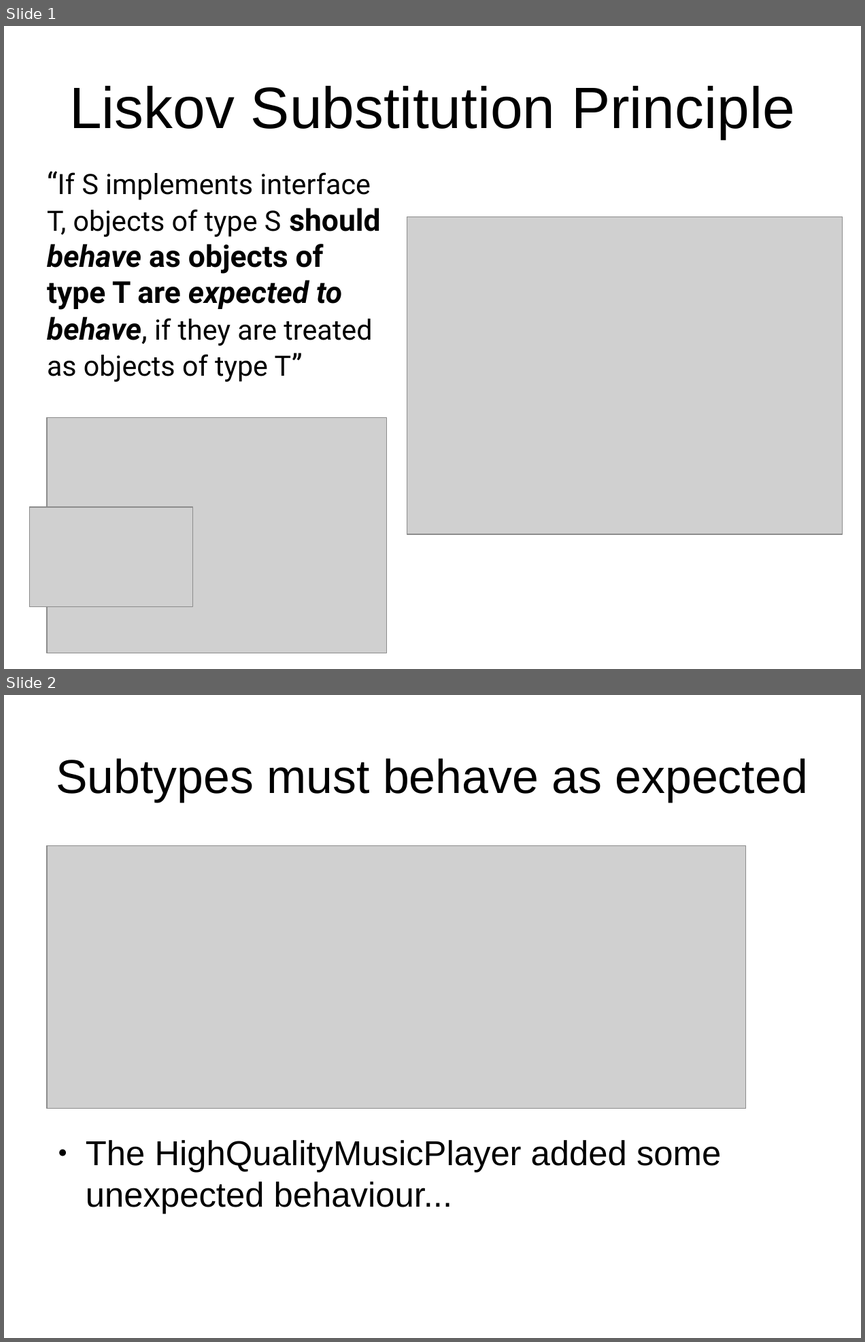
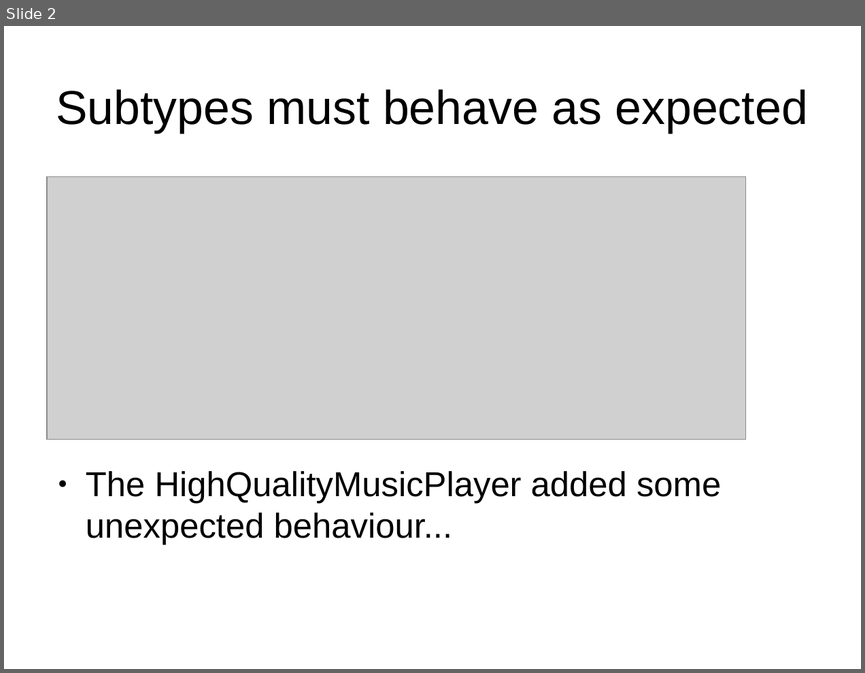
Before and after one commit to james1ewis/LiskovSlides, a slide deck: Liskov Substitution Principle/LSP.odp. Shown one above the other, each under a label of ours: slides 1 and 2 before the commit, slide 2 after it. The pictures are 865x1342 and 865x673 pixels, drawn with LibreOffice and Linux fonts; fonts in the diff are those of the drawing; grey boxes stand for pictures. Boxes give left, top, right and bottom in pixels: in the first picture for what was removed or moved away, otherwise in the second. Text is boxed around its words. In the diff, an @@ line names an element or a change of style, - is before the commit and + after.

```diff
--- a/Liskov Substitution Principle/LSP.odp
+++ b/Liskov Substitution Principle/LSP.odp
@@ slide 1 removed at <box>4,26,861,669</box>, background #FFFFFF @@
@@ title removed at <box>69,86,795,139</box> @@
-Liskov Substitution Principle
@@ text removed at <box>47,172,380,382</box> @@
-“If S implements interface T, objects of type S should behave as objects of type T are expected to behave, if they are treated as objects of type T”
@@ picture removed at <box>407,216,843,534</box> @@
@@ picture removed at <box>47,418,387,653</box> @@
@@ picture removed at <box>30,507,193,607</box> @@
```
Also in this commit, not shown: 7 slides changed, 2 slides added, 5 other slides removed, 1 other file.
